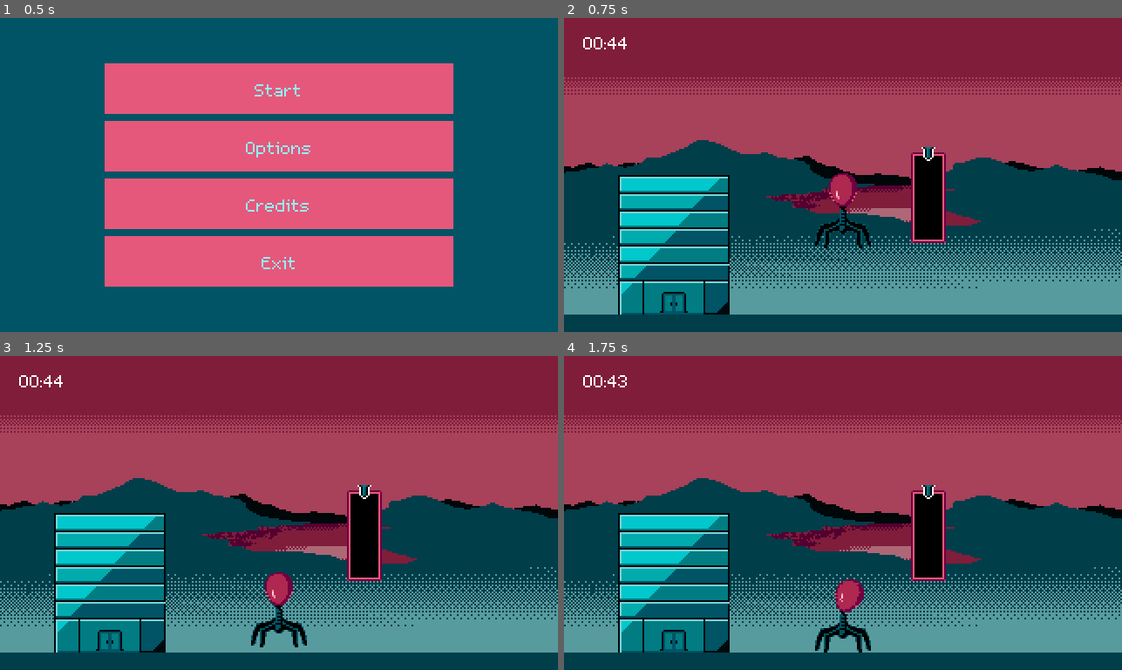
Above: before the commit, frames 1-4 (two rows, left to right).
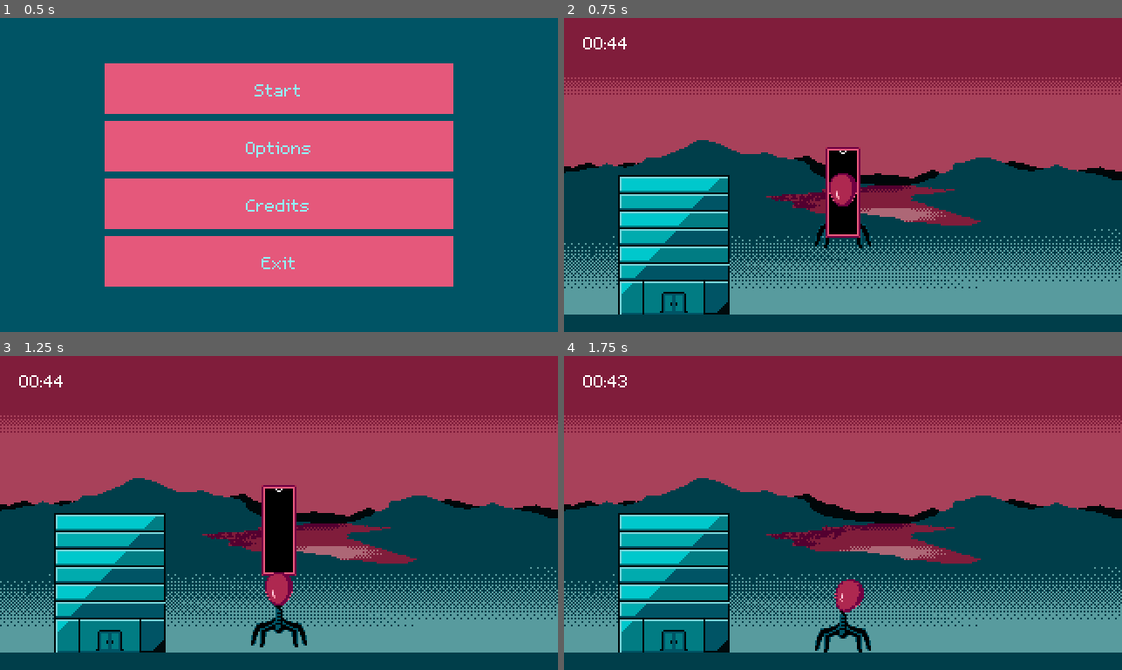
Above: after the commit, the same moments.

Repository: lily-swift/Jame-Gam-46
Game: Godot game, scene res://Scenes/main_menu.tscn
Same seed, same stepped clock (60 frames per second), same inputs: the game is played once before the commit and once after it.
Inputs:
- Up to frame 1 (0.5 s): no input
- Up to frame 2 (0.75 s): click "Start" at 0.5 s
- Up to frame 3 (1.25 s): no input
- Up to frame 4 (1.75 s): tap Enter at 1.25 s; hold Right (moveRight) from 1.28 s (still down); tap L at 1.35 s; tap Space (jump) at 1.52 s

Frame 1 is identical in both runs. In frame 2, 2.9% of the frame differs, in the area x 46-69%, y 41-72%; in frame 3, 3.3%; in frame 4, 1.7%.
Error before the commit: Invalid access to property or key 'position' on a base object of type 'null instance'. (res://Scripts/minigame.gd:57)

Commit message:
debugging stuffs for minigame

Diff:
--- a/Game/Scenes/building_inject.tscn
+++ b/Game/Scenes/building_inject.tscn
@@ -6,4 +6,5 @@
 metadata/_edit_vertical_guides_ = [-13.0]
 
 [node name="Minigame" parent="." instance=ExtResource("1_fw16s")]
-position = Vector2(48, 79)
+position = Vector2(66, 111)
+plungerSpeed = 30.0
--- a/Game/Scenes/level.tscn
+++ b/Game/Scenes/level.tscn
@@ -24,17 +24,11 @@
 [ext_resource type="AudioStream" uid="uid://dxf5kuc3qeqng" path="res://Sound/SFX_buttonHover.wav" id="16_24uko"]
 [ext_resource type="Texture2D" uid="uid://sxxf3vguh22n" path="res://Art/PlayerSprites/jump_body.png" id="17_nngtn"]
 [ext_resource type="Script" uid="uid://chj5h6bx5dnxr" path="res://Scenes/game_timer.gd" id="21_0cmrb"]
-[ext_resource type="Script" uid="uid://b8k3rora2iv3f" path="res://Scenes/landeffects.gd" id="21_pnhnk"]
-[ext_resource type="Script" uid="uid://dj7k8ccyxjwm4" path="res://Scripts/minigame.gd" id="23_md013"]
+[ext_resource type="Script" path="res://Scenes/landeffects.gd" id="21_pnhnk"]
 [ext_resource type="AudioStream" uid="uid://bl1yw8n3bhn88" path="res://Sound/MUS_main.wav" id="24_gf56v"]
-[ext_resource type="Texture2D" uid="uid://cyp65uswy6fpn" path="res://Art/Minigame/inject_ui_border.png" id="24_ogdfn"]
 [ext_resource type="AudioStream" uid="uid://bju3uhc0bgxbh" path="res://Sound/SFX_land_gapless.wav" id="24_u0did"]
-[ext_resource type="Script" uid="uid://dyp6oiws3gvia" path="res://Scenes/soundtrack.gd" id="25_6y3s5"]
-[ext_resource type="Texture2D" uid="uid://bmud2g03j3cxp" path="res://Art/Minigame/inject_ui_bg.png" id="25_l1uqm"]
-[ext_resource type="Texture2D" uid="uid://b5cafsck0jg1b" path="res://Art/Minigame/inject_ui_injector.png" id="26_gx30c"]
-[ext_resource type="Script" uid="uid://du68t62m3wpjg" path="res://Scenes/camera_2d.gd" id="26_re0q2"]
-[ext_resource type="Shader" uid="uid://bwgeqbipqcx1m" path="res://Scenes/mask_shader.gdshader" id="27_jmchl"]
-[ext_resource type="Texture2D" uid="uid://bojaxmk520ruo" path="res://Art/whiteSquare.png" id="28_s14gf"]
+[ext_resource type="Script" path="res://Scenes/soundtrack.gd" id="25_6y3s5"]
+[ext_resource type="Script" path="res://Scenes/camera_2d.gd" id="26_re0q2"]
 [ext_resource type="Texture2D" uid="uid://bgbdpnmhr0nvt" path="res://Art/Buildings/rubble4.png" id="29_hcs0j"]
 [ext_resource type="Texture2D" uid="uid://bi48mgib2pdt5" path="res://Art/Buildings/alt office-export-darker.png" id="31_csjfj"]
 [ext_resource type="Texture2D" uid="uid://fccm6rkj8qci" path="res://Art/Buildings/alt officebubble.png" id="31_d3deu"]
@@ -44,9 +38,8 @@
 [ext_resource type="Texture2D" uid="uid://26xw7cukul33" path="res://Art/Buildings/rubble1.png" id="32_dw52x"]
 [ext_resource type="Texture2D" uid="uid://bbxrqdghncmxp" path="res://Art/Buildings/radiotowerblue.png" id="34_fq0f7"]
 [ext_resource type="Texture2D" uid="uid://13cu1oi0tyb0" path="res://Backgrounddownscales.png" id="36_fq0f7"]
-[ext_resource type="Script" uid="uid://dorf35sjksvv2" path="res://Scenes/snap.gd" id="37_bp4cd"]
-[ext_resource type="AudioStream" uid="uid://cql10b56c8obv" path="res://Sound/SFX_injectPulse.wav" id="46_l1uqm"]
-[ext_resource type="AudioStream" uid="uid://8h0itw8682mq" path="res://Sound/SFX_injectSuccessJingle.wav" id="47_gx30c"]
+[ext_resource type="Script" path="res://Scenes/snap.gd" id="37_bp4cd"]
+[ext_resource type="PackedScene" uid="uid://dil3jigsgqdce" path="res://Scenes/minigame.tscn" id="40_nkhef"]
 
 [sub_resource type="SpriteFrames" id="SpriteFrames_1ainy"]
 animations = [{
@@ -394,15 +387,6 @@
 "name": &"blank",
 "speed": 5.0
 }]
-
-[sub_resource type="RectangleShape2D" id="RectangleShape2D_cpxpw"]
-size = Vector2(24, 2)
-
-[sub_resource type="RectangleShape2D" id="RectangleShape2D_wbq00"]
-size = Vector2(24, 2)
-
-[sub_resource type="ShaderMaterial" id="ShaderMaterial_dx6so"]
-shader = ExtResource("27_jmchl")
 
 [node name="Level" type="Node2D"]
 texture_filter = 1
@@ -641,57 +625,9 @@
 script = ExtResource("37_bp4cd")
 camera = NodePath("../Balloon/Node/Camera2D")
 
-[node name="Minigame" type="Node2D" parent="."]
-position = Vector2(49, 3)
-script = ExtResource("23_md013")
-startDelay = 2.0
-cursorSpeed = 20.0
-winBarCount = 2
-winBarPixelHeight = 2
+[node name="Minigame" parent="." instance=ExtResource("40_nkhef")]
+plungerSpeed = 20.0
 offset = Vector2(75, 0)
-
-[node name="Minigame_Background" type="Sprite2D" parent="Minigame"]
-texture_filter = 1
-texture = ExtResource("24_ogdfn")
-
-[node name="Minigame_Bar" type="Sprite2D" parent="Minigame"]
-texture_filter = 1
-texture = ExtResource("25_l1uqm")
-
-[node name="Area2D" type="Area2D" parent="Minigame/Minigame_Bar"]
-position = Vector2(0, 25)
-
-[node name="CollisionShape2D" type="CollisionShape2D" parent="Minigame/Minigame_Bar/Area2D"]
-shape = SubResource("RectangleShape2D_cpxpw")
-disabled = true
-
-[node name="Minigame_Cursor" type="RigidBody2D" parent="Minigame"]
-position = Vector2(0, -47)
-mass = 0.001
-gravity_scale = 0.0
-
-[node name="CollisionShape2D" type="CollisionShape2D" parent="Minigame/Minigame_Cursor"]
-position = Vector2(0, 25)
-shape = SubResource("RectangleShape2D_wbq00")
-
-[node name="BackBufferCopy" type="BackBufferCopy" parent="Minigame/Minigame_Cursor"]
-copy_mode = 2
-
-[node name="Sprite2D" type="Sprite2D" parent="Minigame/Minigame_Cursor/BackBufferCopy"]
-texture_filter = 1
-texture = ExtResource("26_gx30c")
-
-[node name="Mask" type="Sprite2D" parent="Minigame"]
-material = SubResource("ShaderMaterial_dx6so")
-position = Vector2(0, -55.5)
-scale = Vector2(1, 3.3125)
-texture = ExtResource("28_s14gf")
-
-[node name="InjectPulseSFX" type="AudioStreamPlayer" parent="Minigame"]
-stream = ExtResource("46_l1uqm")
-
-[node name="MinigameWinJingle" type="AudioStreamPlayer" parent="Minigame"]
-stream = ExtResource("47_gx30c")
 
 [connection signal="startMinigame" from="Balloon" to="Minigame" method="_on_balloon_start_minigame"]
 [connection signal="body_entered" from="VirusBody/Area2D" to="VirusBody/Area2D" method="_on_body_entered"]
--- a/Game/Scenes/minigame.tscn
+++ b/Game/Scenes/minigame.tscn
@@ -21,7 +21,6 @@
 [node name="Minigame" type="Node2D"]
 script = ExtResource("1_255i5")
 startDelay = 2.0
-cursorSpeed = 20.0
 winBarCount = 2
 winBarPixelHeight = 2
 
@@ -42,34 +41,32 @@
 shape = SubResource("RectangleShape2D_c2jr1")
 disabled = true
 
-[node name="MinigameCursor" type="RigidBody2D" parent="."]
-position = Vector2(0, -47)
+[node name="MinigamePlunger" type="RigidBody2D" parent="."]
+position = Vector2(0, -48)
 collision_layer = 524288
 collision_mask = 524288
 mass = 0.001
 gravity_scale = 0.0
 
-[node name="CollisionShape2D" type="CollisionShape2D" parent="MinigameCursor"]
+[node name="CollisionShape2D" type="CollisionShape2D" parent="MinigamePlunger"]
 position = Vector2(0, 25)
 shape = SubResource("RectangleShape2D_ruoab")
 
-[node name="BackBufferCopy" type="BackBufferCopy" parent="MinigameCursor"]
+[node name="BackBufferCopy" type="BackBufferCopy" parent="MinigamePlunger"]
 copy_mode = 2
 
-[node name="Sprite2D" type="Sprite2D" parent="MinigameCursor/BackBufferCopy"]
+[node name="Sprite2D" type="Sprite2D" parent="MinigamePlunger/BackBufferCopy"]
 texture_filter = 1
 texture = ExtResource("4_hr1fu")
-
-[node name="Node" type="Node" parent="MinigameCursor/BackBufferCopy"]
-
-[node name="Mask" type="Sprite2D" parent="MinigameCursor/BackBufferCopy/Node"]
-material = SubResource("ShaderMaterial_iwbs2")
-position = Vector2(48, 28.5)
-scale = Vector2(1, 3.3125)
-texture = ExtResource("6_puep3")
 
 [node name="InjectPulseSFX" type="AudioStreamPlayer" parent="."]
 stream = ExtResource("7_pg0ql")
 
 [node name="MinigameWinJingle" type="AudioStreamPlayer" parent="."]
 stream = ExtResource("8_ohqu1")
+
+[node name="Mask" type="Sprite2D" parent="."]
+material = SubResource("ShaderMaterial_iwbs2")
+position = Vector2(0, -52)
+scale = Vector2(1, 3.5)
+texture = ExtResource("6_puep3")
--- a/Game/Scripts/minigame.gd
+++ b/Game/Scripts/minigame.gd
@@ -3,19 +3,20 @@
 @onready var injectPulseSFX : AudioStreamPlayer = $InjectPulseSFX
 @onready var minigameWinJingle: AudioStreamPlayer = $MinigameWinJingle
 @onready var minigameFinishArea2D : Area2D = $MinigameBar/Area2D
-@onready var cursorCollisionShape : CollisionShape2D = $MinigameCursor/CollisionShape2D
-@onready var cursorRigidBody2D : RigidBody2D = $MinigameCursor
+@onready var plungerCollisionShape : CollisionShape2D = $MinigamePlunger/CollisionShape2D
+@onready var plungerRigidBody2D : RigidBody2D = $MinigamePlunger
 
 @export var startDelay : float
-@export var cursorSpeed : float
+@export var plungerSpeed : float
 @export var winBarCount : int
 @export var winBarPixelHeight : int
 @export var offset : Vector2
 
-var initCursorPosition : Vector2
+var initPlungerPosition : Vector2
 var winBarDict : Dictionary
 var isActive : bool = false
 var startTimer : float
+var beginMoving : bool = false
 
 var winBarRef = preload("res://Scenes/minigame_win_bar.tscn")
 
@@ -23,6 +24,10 @@
 func _ready() -> void:
 	##hide()
 	pass
+
+func _physics_process(delta: float) -> void:
+	if beginMoving:
+		plungerRigidBody2D.linear_velocity = Vector2(0, plungerSpeed)
 
 # Called every frame. 'delta' is the elapsed time since the previous frame.
 func _process(delta: float) -> void:
@@ -32,8 +37,9 @@
 	if startTimer > 0:
 		startTimer -= delta
 		return
-	cursorRigidBody2D.linear_velocity = Vector2(0, cursorSpeed)
-	if cursorCollisionShape.global_position.y >= minigameFinishArea2D.global_position.y:
+	beginMoving = true
+
+	if plungerCollisionShape.global_position.y >= minigameFinishArea2D.global_position.y:
 		if winBarDict.size() == 0:	## Minigame win
 			Win()
 		else:
@@ -53,8 +59,9 @@
 	Start()
 
 func Start() -> void:
+	position = Vector2(238, 42)
 	isActive = true
-	initCursorPosition = cursorRigidBody2D.position
+	initPlungerPosition = plungerRigidBody2D.position
 	startTimer = startDelay
 
 	for i in range(winBarCount):
@@ -72,8 +79,9 @@
 
 func Reset() -> void:
 	isActive = false
-	cursorRigidBody2D.linear_velocity = Vector2(0,0)
-	cursorRigidBody2D.position = initCursorPosition
+	beginMoving = false
+	plungerRigidBody2D.linear_velocity = Vector2(0,0)
+	plungerRigidBody2D.position = initPlungerPosition
 	print("RESET!")
 	for bar in winBarDict.keys():
 		bar.queue_free()
Not shown: 1 places in Game/Scenes/level.tscn that only renumber resources
